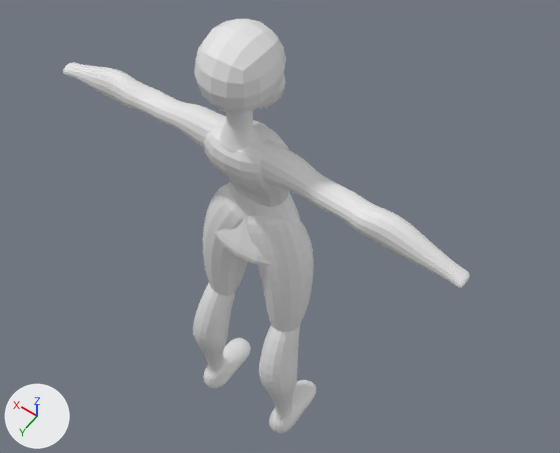
The Blender file 2-sculptus-magnus/scluptus-magnus.blend: old version first, new version second.
One viewpoint serves both versions: a 50 mm camera at (-0.842, 1.045, 2.702) aimed at (-0.022, -0.103, 0.898). Lighting does not change. The marker at lower left points along +X, +Y and +Z.
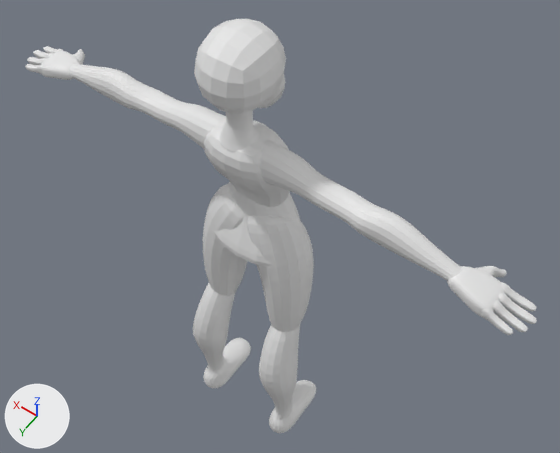
What the commit changed:
Mesh me_cube_011 is new.
It has 258 vertices, 246 faces and spans x 46.4..65.6, y -7.3..6.1, z 101.7..107.8.
Object 'Cube.007' (ob_cube_007) is new; it shows me_cube_011.
Its location is (0.0, 0.0, 0.0).
Its scale is (0.012, 0.012, 0.012).
It gains a SUBSURF modifier named 'Subdivision'.
Modifier setting: levels = 3.
It gains a MIRROR modifier named 'Mirror'.

Boxes [x1, y1, x2, y2] around the edits, measured in the pictures (560 x 453 px):
'Cube.007', added: after [25, 46, 537, 335]
